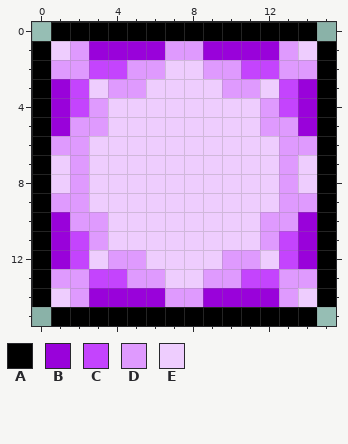
Pixel-art sprite -- Source/Content/Buffs/TransfusingDebuff.png. This is how it looked before the edit.
The file is 32x32 pixels, drawn in blocks of 2x2; one block is one cell here. Colours within 5 levels of each other are drawn and written as one.
Palette (. is transparent): A #000000  B #9902da  C #c444fd  D #df9afe  E #eecdfe
Now the later version:
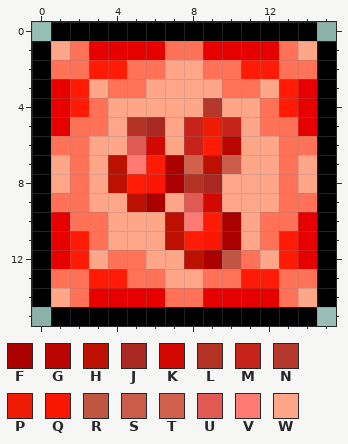
Colours new in this view: F #aa0000  G #bb0500  H #bb1002  J #a92922  K #d30901  L #b43223  M #c8231a  N #b6382d  P #f01b05  Q #f91603  R #c05541  S #cb5b4b  T #d1604c  U #e15953  V #ff7a73  W #ffa588
Diff:
colour B: #9902da -> #e70000
colour C: #c444fd -> #ff1b05
colour D: #df9afe -> #ff7257
y 1: x 1 E -> W; x 14 E -> W
y 2: x 7..8 EE -> WW
y 3: x 3 E -> W; x 6..9 EEEE -> WWWW; x 12 E -> W
y 4: x 4..11 EEEEEEEE -> WWWWWNWW
y 5: x 4..11 EEEEEEEE -> WLJWMPMW
y 6: x 3..12 EEEEEEEEEE -> WWUKWMCGWW
y 7: x 1 E -> W; x 3..12 EEEEEEEEEE -> WHVCFTHSWW; x 14 E -> W
y 8: x 1 E -> W; x 3..12 EEEEEEEEEE -> WHCQFLJWWW; x 14 E -> W
y 9: x 3..12 EEEEEEEEEE -> WWHFWUKWWW
y 10: x 4..11 EEEEEEEE -> WWWHVCFW
y 11: x 4..11 EEEEEEEE -> WWWHCQFW
y 12: x 3 E -> W; x 6..10 EEEED -> WWHFR; x 12 E -> W
y 13: x 7..8 EE -> WW
y 14: x 1 E -> W; x 14 E -> W
Pixel boxes of the changes (left, top, right, bottom) in both pictures:
changed: (51, 41, 317, 307)
